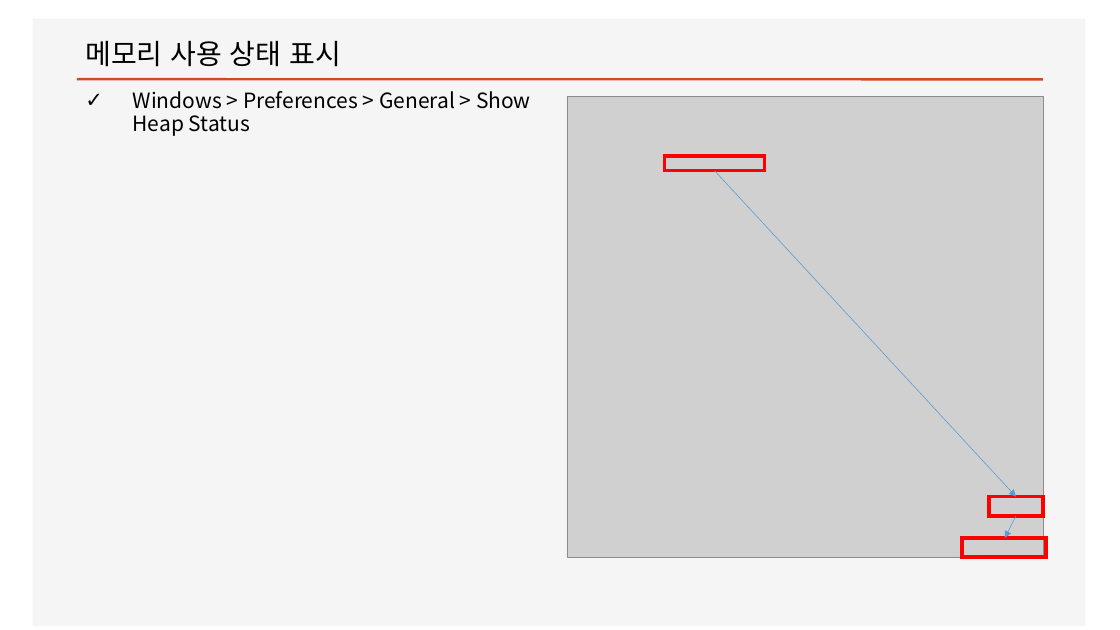
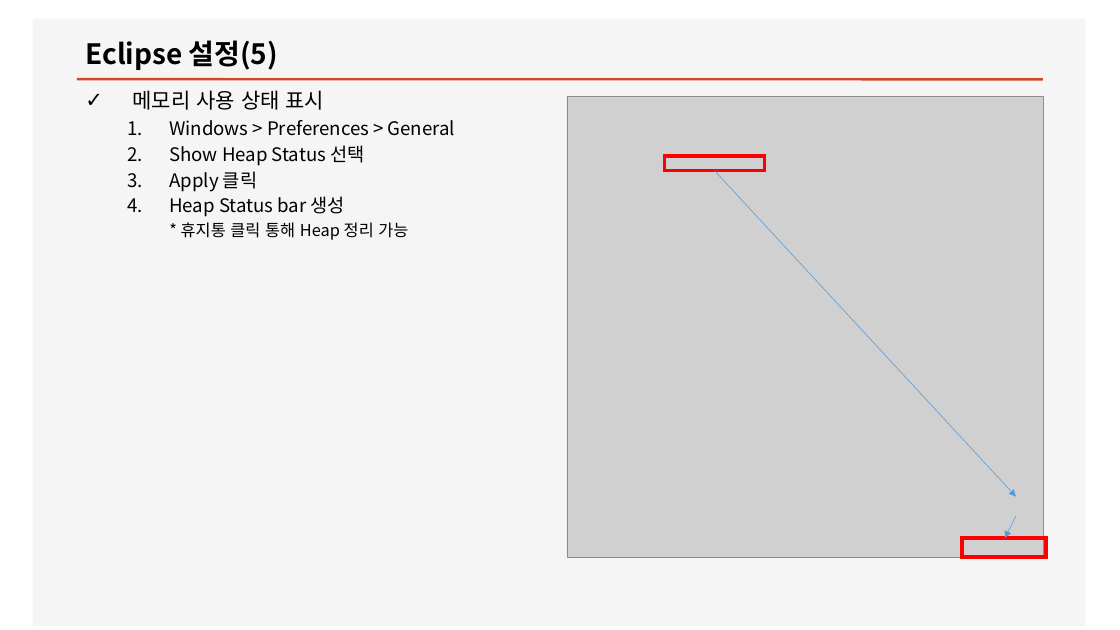
Before and after one commit to ByounggwanLee/CareMoa, a slide deck: slide 11 of Doc/Eclipse설치.pptx (slide 15 before the commit). Drawn at 1120x630 pixels with LibreOffice and Linux fonts; fonts in the diff are those of the drawing; grey boxes stand for pictures. Boxes give left, top, right and bottom in pixels: in the first picture for what was removed or moved away, otherwise in the second. Text is boxed around its words. In the diff, an @@ line names an element or a change of style, - is before the commit and + after.

```diff
--- a/Doc/Eclipse설치.pptx
+++ b/Doc/Eclipse설치.pptx
@@ title at (85,40,278,70): text changed; bold on @@
-메모리 사용 상태 표시
+Eclipse 설정(5)
@@ text at (133,90,455,240): text changed; size 18 to 16 pt @@
-✓ Windows > Preferences > General > Show Heap Status
+✓ 메모리 사용 상태 표시
+  1. Windows > Preferences > General
+  2. Show Heap Status 선택
+  3. Apply 클릭
+  4. Heap Status bar 생성
+    * 휴지통 클릭 통해 Heap 정리 가능
@@ rectangle removed at (989,497,1043,516) @@
```
Also in this commit, not shown: 1 other slide changed, 2 slides added, 2 slides removed, 10 other files.
